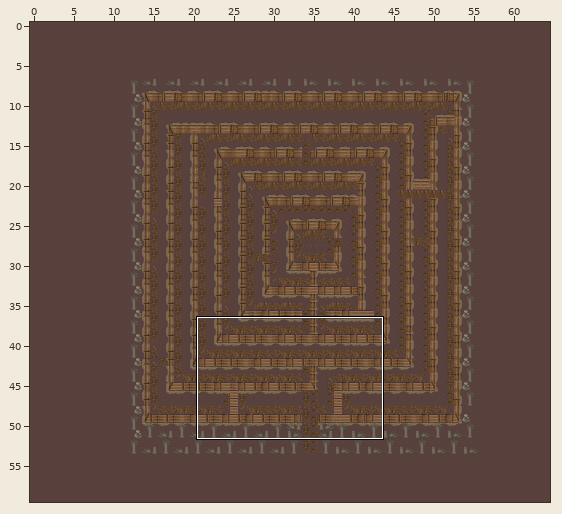
One commit to this Tiled map: ButchGame/core/assets/TiledFiles/End Maze Map.tmx. Above, an overview of the earlier version with the close-up marked.
Close-up. First the earlier version:
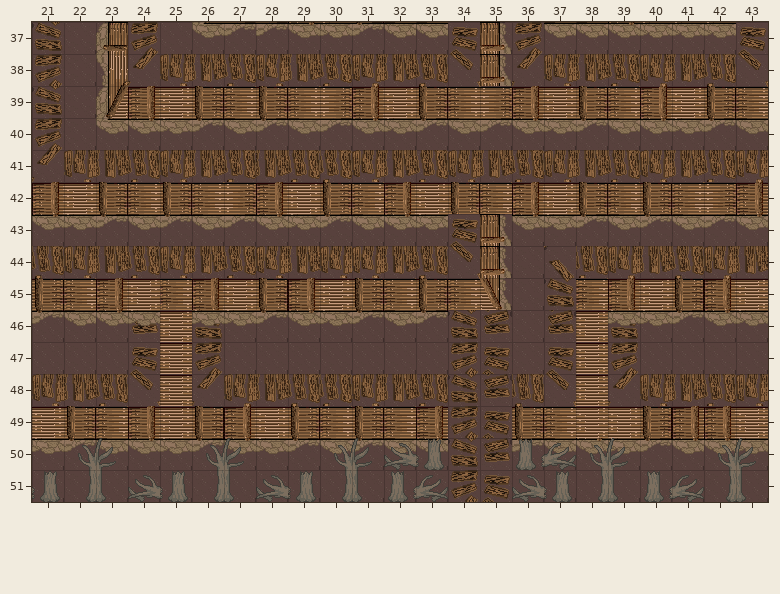
Cells are 32x32 px. Shown: x 21..43, y 37..51. The commit also changed other parts of the map, which this record leaves out.
Now the later version:
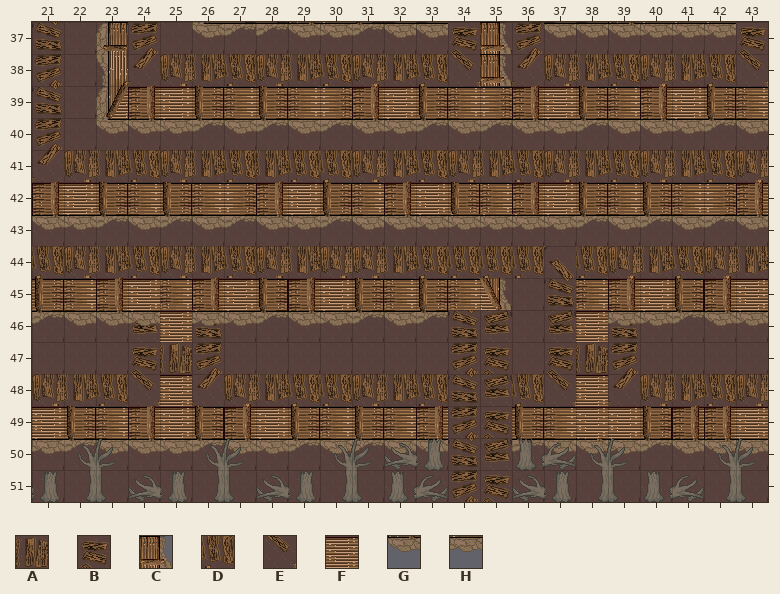
Key: from "Warzone": A 52, B 86, C 87, D 101, E 102, F 116, G 131, H 132.
_ is an empty cell.
The exact change:
Layer "Background":
The tile that lay hidden is removed in row 43 at x 34.
Layer "Middleground":
Tile F gives way to tile A in row 47 at x 25 and 38.
Tile C gives way to tile D in row 44 at x 35.
Tile E gives way to tile D in row 44 at x 34.
The edit adds tile D in row 44 at x 36.
Tile B gives way to tile H in row 43 at x 34.
Tile C gives way to tile H in row 43 at x 35.
Tile G gives way to tile H in row 43 at x 36.
